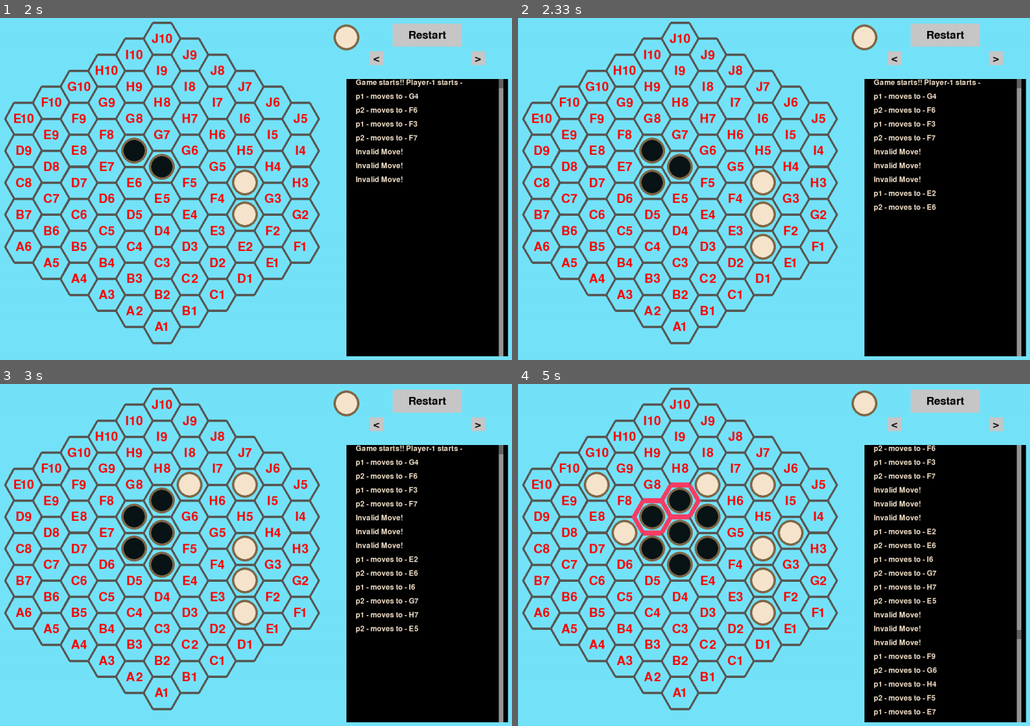
Above: before the commit, frames 1-4 (two rows, left to right).
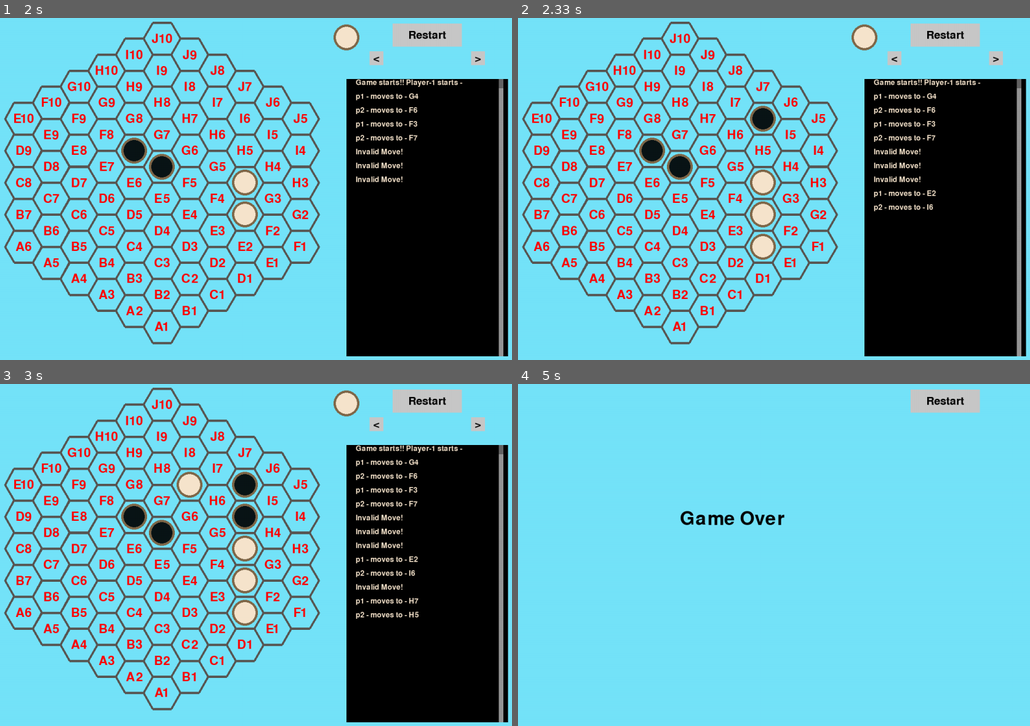
Above: after the commit, the same moments.

Repository: rijulizer/BoardGames
Game: pygame game, started from boku/main_agent_player_v3.py
Two runs of this game, one before a commit and one after it. Both use one fixed random seed, a clock stepped at 60 frames per second and the inputs below.
Inputs (mouse positions are in pixels of both pictures, inside the frame that each line leads up to):
- Up to frame 1 (2 s): click (256, 189) at 0.38 s; click (256, 212) at 0.72 s; click (337, 59) at 1.05 s; click (455, 318) at 1.38 s; click (266, 65) at 1.72 s
- Up to frame 2 (2.33 s): click (774, 233) at 2.05 s
- Up to frame 3 (3 s): click (235, 493) at 2.38 s; click (174, 479) at 2.72 s
- Up to frame 4 (5 s): click (917, 524) at 3.05 s; click (942, 548) at 3.38 s; click (886, 490) at 3.72 s; click (610, 483) at 4.05 s; click (794, 541) at 4.38 s; click (610, 534) at 4.72 s

Frame 1 is identical in both runs. In frame 2, 0.6% of the frame differs, in the area x 23-82%, y 25-57%; in frame 3, 1.8%; in frame 4, 42%, in the area x 0-100%, y 1-99%.

Commit message:
Modified static_eval, minimiax call

Diff:
--- a/boku/agents.py
+++ b/boku/agents.py
@@ -294,9 +294,9 @@
         game_over =  self.game_logics.check_game_over(player, select_hex_name)
         if game_over:
             if player == 'p1':
-                return 100
+                return 10000
             elif player == 'p2':
-                return -100
+                return -10000
             else:
                 # draw scenario
                 return 0
@@ -366,7 +366,6 @@
         min_score = + np.inf
         # copy game states before changes are made during the search
         self.copy_game_states(player)
-
         # iterate through all available moves
         for move_index in tqdm(range(avilable_moves.shape[0])):
             shifted_q, shifted_r = avilable_moves[move_index]
@@ -375,13 +374,13 @@
             # print(f"[Debug]-[play_agent]-player: {player}, select_hex_name: {select_hex_name}")
             # search best move
             game_over, oppn_player, _ = self.agent_make_move(select_hex_name, player)
-            score = self.minimax_ab(player, False, select_hex_name, depth, - np.inf, + np.inf)
+            score = self.minimax_ab(player, True, select_hex_name, depth, - np.inf, + np.inf)
             if score < min_score:
                 min_score = score
                 best_hex = select_hex_name
                 self.mark_best_capture_event()
                 best_events = self.game_logics.events[-3:]
-            print(f"player: {player}, score: {score}, min_hex: {best_hex}, min_score: {min_score}")
+            # print(f"player: {player}, score: {score}, min_hex: {best_hex}, min_score: {min_score}")
             # undo move
             player = self.game_logics.undo_events()
         print(f"[Debug]-[play_agent]-best_hex: {best_hex}, last_score: {score}, min_score: {min_score}")
@@ -439,18 +438,25 @@
             # pprint(dir_windows)
         # pprint(line_windows)
         line_windows = np.array(line_windows).reshape(-1, cont_size)
-        # oppn_player = self.game_logics.get_opponent_player(player)
+        oppn_player = self.game_logics.get_opponent_player(player)
         # filter_p1 = np.array([1,1,1,1])
         # filter_p2 = np.array([-1,-1,-1,-1])
         filter_p1 = np.array([self.variables.PLAYERS[player]["symbol"] for i in range(cont_size)])
-        # filter_p2 = np.array([self.variables.PLAYERS[oppn_player]["symbol"] for i in range(cont_size)])
-        max_conv = -np.inf
+        filter_p2 = np.array([self.variables.PLAYERS[oppn_player]["symbol"] for i in range(cont_size)])
+        max_conv_fp1 = -np.inf
+        max_conv_fp2 = 0
         for win in line_windows:
             conv_fp1 = np.dot(win, filter_p1)
-            # conv_fp2 = np.dot(win, filter_p2)
-            max_conv = max(max_conv, conv_fp1)
-        return max_conv + cont_size # as the minimum value is -cont_size to make it zero
-
+            conv_fp2 = np.dot(win, filter_p2)
+            # find the max conv value across all directions
+            max_conv_fp1 = max(max_conv_fp1, conv_fp1)
+            max_conv_fp2 = max(max_conv_fp2, conv_fp2)
+        if max_conv_fp2>0: # there are nearby opponent players
+            if max_conv_fp2>=2: # opponent close to win
+                max_conv_fp2 *= 2 # add more priority than self win
+                max_conv_fp1 += max_conv_fp2 # add to players value
+
+        return max_conv_fp1 + cont_size # as the minimum value is -cont_size to make it zero
 
     def static_eval(self, player, pos):
         """
@@ -465,7 +471,7 @@
         pos_value = self.get_player_proximity_center(player) - self.get_player_proximity_center(oppn_player)
         line_conv_val = self.get_line_preference(player, pos)
         statc_val = pos_value + 3 * line_conv_val
-        print(f"[DEBUG]-[static_eval]-player: {player}, pos: {pos}, eval: {[pos_value, line_conv_val]}")
+        # print(f"[DEBUG]-[static_eval]-player: {player}, pos: {pos}, eval: {[pos_value, line_conv_val]}")
         return statc_val
 
     def minimax_ab_TT(self, player: str, select_hex_name: str, depth: int, alpha: int, beta: int) -> int:
@@ -477,9 +483,9 @@
         game_over =  self.game_logics.check_game_over(player, select_hex_name)
         if game_over:
             if player == 'p1':
-                return 10
+                return 10000
             elif player == 'p2':
-                return -10
+                return -10000
             else:
                 # draw scenario
                 return 0
@@ -596,8 +602,8 @@
                 select_hex_name = self.variables.HEX_GRID_FLAT_MAP[1][shifted_q][shifted_r][-1]
                 # print(f"[Debug]-[play_agent]-[ID]-player: {player}, select_hex_name: {select_hex_name}")
                 # search best move
-                game_over, player, _ = self.agent_make_move(select_hex_name, player)
-                score = self.minimax_ab(player, select_hex_name, depth, - np.inf, + np.inf)
+                game_over, oppn_player, _ = self.agent_make_move(select_hex_name, player)
+                score = self.minimax_ab(player, True, select_hex_name, depth, - np.inf, + np.inf)
                 # before doing search lookup TT
                 # hash_digest = self.trans_table.get_hash_key(self.variables.HEX_GRID_FLAT_MAP[0], player)
                 # check if table_state, player combo exists in transposition table
@@ -606,14 +612,14 @@
                 #     print(f"[Debug]-[play_agent]-[ID]-00 found match - {player, select_hex_name, depth}")
                 #     (_, score, _, _) = self.trans_table.get_state_value(hash_digest)
                 # else:
-                #     score = self.minimax_ab_TT(player, select_hex_name, depth, - np.inf, + np.inf)
+                #     score = self.minimax_ab_TT(player,False, select_hex_name, depth, - np.inf, + np.inf)
                 if score < min_score:
                     min_score = score
                     best_hex = select_hex_name
                     # if best move lead to capture manipulate events
                     self.mark_best_capture_event()
                     best_events = self.game_logics.events[-3:]
-                # print(f"score: {score}, min_hex: {best_hex}, min_score: {min_score}")
+                # print(f"player: {player}, score: {score}, min_hex: {best_hex}, min_score: {min_score}")
                 # undo move
                 player = self.game_logics.undo_events()
             # print(f"[Debug]-[play_agent]-TT: total entries - {len(self.trans_table.tt_dict.keys())}")
--- a/boku/main_agent_player_v3.py
+++ b/boku/main_agent_player_v3.py
@@ -123,8 +123,8 @@
                                 print(f"[DEBUG]-[main]-Agents turn -  {player}")
                                 # if game is not over and its not capture move by the player
                                 # game_over, player = agent.play_random_agent(player)
-                                game_over, player = agent_ab.play_agent(player, depth=0)
-                                # game_over, player = agnet_TT.play_agent(player, max_depth=0)
+                                # game_over, player = agent_ab.play_agent(player, depth=0)
+                                game_over, player = agnet_TT.play_agent(player, max_depth=1)
 
 
                             # Calculate the maximum scrolling range
